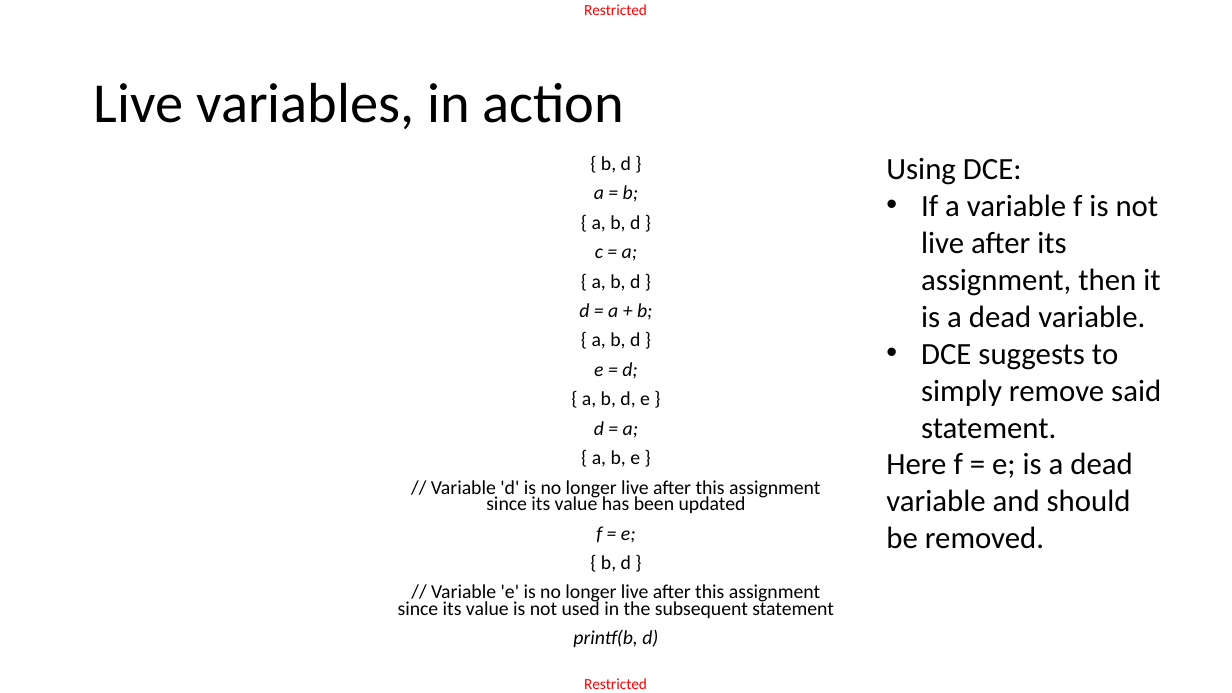
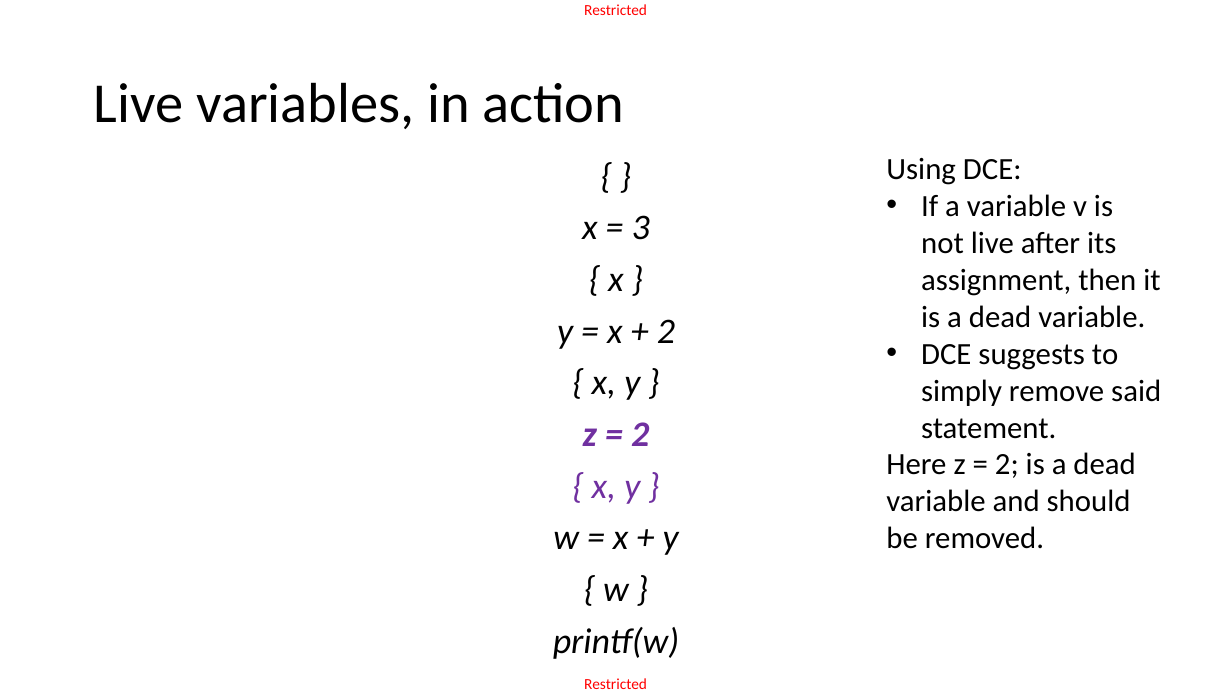
Before and after one commit to matthieudemari/SUTD_PLC_50_051, a slide deck: slide 44 of W13/W13S1/W13S1.pptx. Drawn at 1232x693 pixels with LibreOffice and Linux fonts; fonts in the diff are those of the drawing. Boxes give left, top, right and bottom in pixels: in the first picture for what was removed or moved away, otherwise in the second. Text is boxed around its words. In the diff, an @@ line names an element or a change of style, - is before the commit and + after.

```diff
--- a/W13/W13S1/W13S1.pptx
+++ b/W13/W13S1/W13S1.pptx
@@ text at (921, 194, 1160, 328): text changed @@
-• If a variable f is not live after its assignment, then it is a dead variable.
+• If a variable v is not live after its assignment, then it is a dead variable.
@@ text at (553, 215, 679, 659): text changed; size 15.4 to 28 pt; italic on @@
-{ b, d }
-a = b;
-{ a, b, d }
-c = a;
-{ a, b, d }
-d = a + b;
-{ a, b, d }
-e = d;
-{ a, b, d, e }
-d = a;
-{ a, b, e }
-// Variable 'd' is no longer live after this assignment
-since its value has been updated
-f = e;
-{ b, d }
-// Variable 'e' is no longer live after this assignment
-since its value is not used in the subsequent statement
-printf(b, d)
+{ }
+x = 3
+{ x }
+y = x + 2
+{ x, y }
+z = 2
+{ x, y }
+w = x + y
+{ w }
+printf(w)
@@ text at (886, 452, 1135, 549): text changed @@
-Here f = e; is a dead variable and should be removed.
+Here z = 2; is a dead variable and should be removed.
```
Also in this commit, not shown: 4 other slides changed, 9 slides removed, 1 other file.
